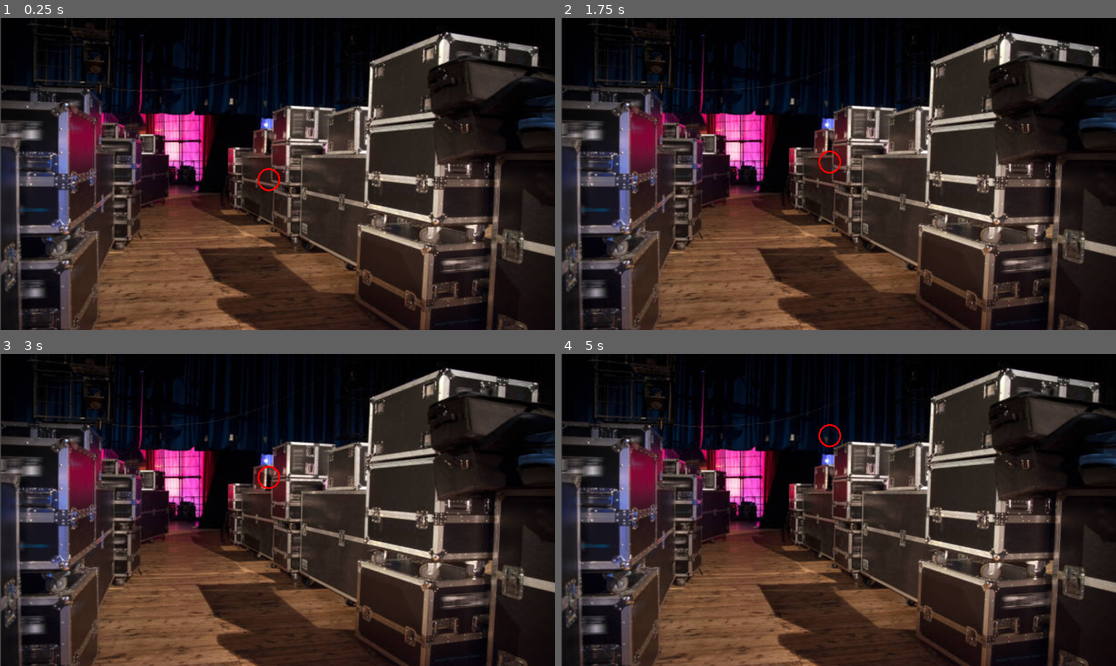
Above: before the commit, frames 1-4 (two rows, left to right).
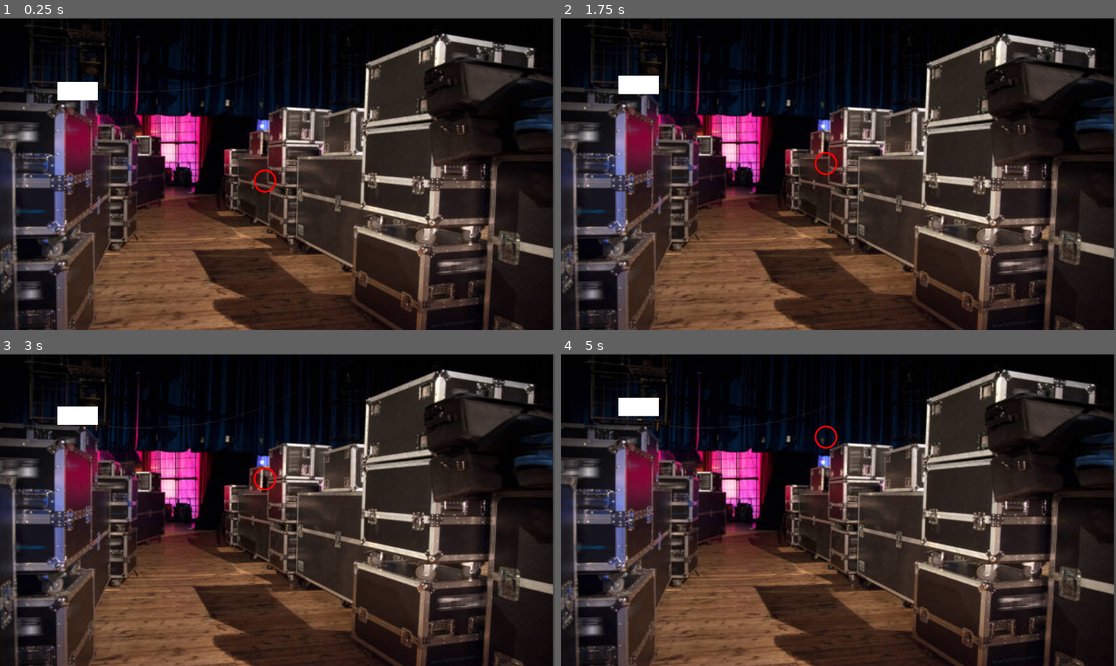
Above: after the commit, the same moments.

Repository: authenticBloodshed/RecklessRoadie
Game: Godot game, scene res://Minigame.tscn
Same seed, same stepped clock (60 frames per second), same inputs: the game is played once before the commit and once after it.
Inputs (mouse positions are in pixels of both pictures, inside the frame that each line leads up to):
- Up to frame 1 (0.25 s): no input
- Up to frame 2 (1.75 s): move the mouse to (960, 158) at 0.52 s; click (960, 158) at 0.77 s; move the mouse to (727, 189) at 1.27 s; click (727, 189) at 1.52 s
- Up to frame 3 (3 s): move the mouse to (333, 441) at 2.02 s; move the mouse to (249, 572) at 2.77 s
- Up to frame 4 (5 s): click (810, 572) at 3.02 s; move the mouse to (1005, 556) at 3.52 s; click (1005, 556) at 3.77 s; move the mouse to (672, 463) at 4.27 s; click (672, 463) at 4.52 s

The runs differ from the first frame. In frame 1, 24% of the frame differs, in the area x 0-100%, y 0-100%; in frame 2, 24%; in frame 3, 24%; in frame 4, 24%.

Commit message:
added target (with randomised movement)

Diff:
--- a/Introduction To Godot/Minigame.tscn
+++ b/Introduction To Godot/Minigame.tscn
@@ -1,11 +1,16 @@
-[gd_scene load_steps=5 format=3 uid="uid://b8lg3dxh6xjmh"]
+[gd_scene load_steps=8 format=3 uid="uid://b8lg3dxh6xjmh"]
 
 [ext_resource type="Texture2D" uid="uid://nafkjj5m1h7q" path="res://backstage.jpg" id="1_jss84"]
 [ext_resource type="Script" path="res://Player.gd" id="2_l1et3"]
 [ext_resource type="Texture2D" uid="uid://dpted78kifhjw" path="res://pngimg.com - circle_PNG49.png" id="2_o50nc"]
+[ext_resource type="Texture2D" uid="uid://bbew7vrtkuahg" path="res://square.png" id="4_baiss"]
+[ext_resource type="Script" path="res://Target.gd" id="5_l3ho7"]
 
 [sub_resource type="CircleShape2D" id="CircleShape2D_tedlw"]
 radius = 24.0
+
+[sub_resource type="RectangleShape2D" id="RectangleShape2D_m5cec"]
+size = Vector2(198.89, 200.671)
 
 [node name="MinigameScene" type="Node2D"]
 
@@ -30,3 +35,19 @@
 [node name="CollisionShape2D" type="CollisionShape2D" parent="Player"]
 position = Vector2(1, 101)
 shape = SubResource("CircleShape2D_tedlw")
+
+[node name="Camera2D" type="Camera2D" parent="."]
+position = Vector2(584, 321)
+
+[node name="Target" type="Sprite2D" parent="."]
+position = Vector2(169, 151)
+scale = Vector2(0.422343, 0.189364)
+texture = ExtResource("4_baiss")
+script = ExtResource("5_l3ho7")
+
+[node name="StaticBody2D" type="StaticBody2D" parent="Target"]
+
+[node name="CollisionShape2D" type="CollisionShape2D" parent="Target/StaticBody2D"]
+position = Vector2(3.05176e-05, 0)
+scale = Vector2(1.00423, 1.02802)
+shape = SubResource("RectangleShape2D_m5cec")
--- /dev/null
+++ b/Introduction To Godot/Target.gd
@@ -0,0 +1,14 @@
+extends Sprite2D
+
+var random = Vector2(0, randf_range(-10, 10))
+var motion = Vector2(0, -1)
+
+# Called when the node enters the scene tree for the first time.
+func _ready():
+	pass # Replace with function body.
+
+
+# Called every frame. 'delta' is the elapsed time since the previous frame.
+func _process(delta):
+	# Applies motion
+	position += random * delta
Binary file added: Introduction To Godot/square.png
Not shown, added: Introduction To Godot/square.png.import
